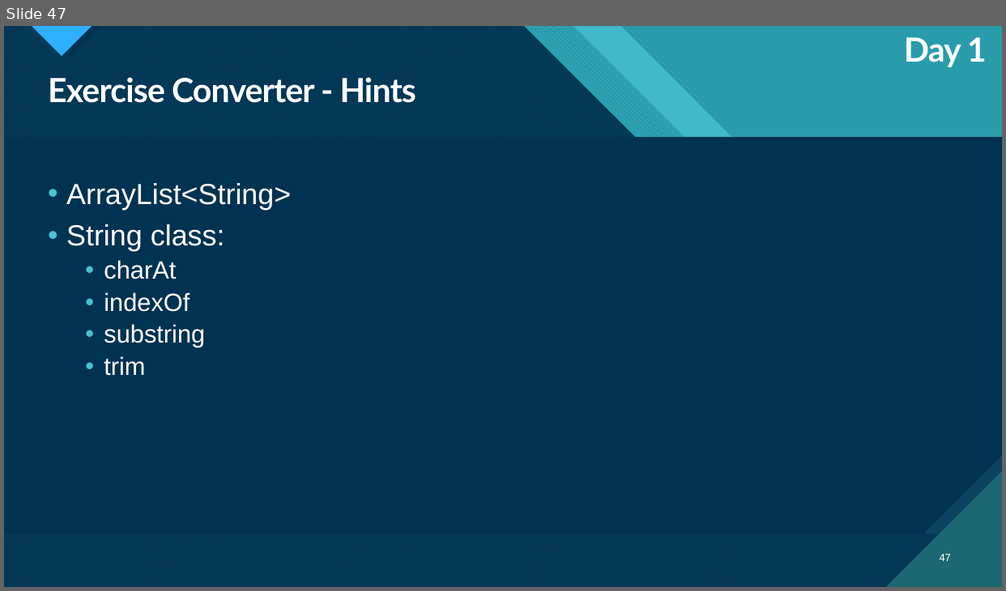
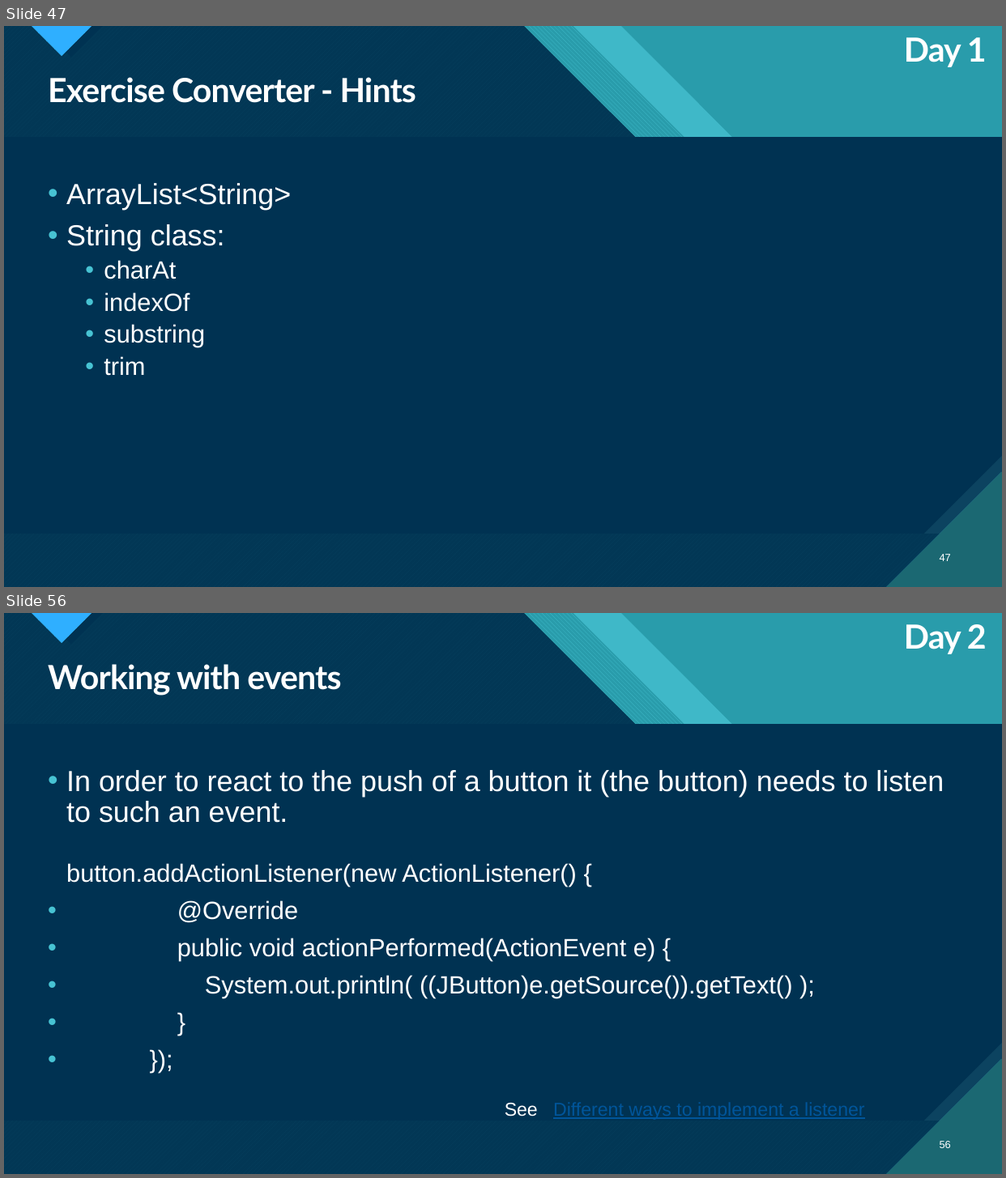
Before and after one commit to kwerling-MM/HHZ_SoSe2023_Praxis_Java, a slide deck: HHZ Java 20230425.pptx. Shown one above the other, each under a label of ours: slide 47 before the commit, slides 47 and 56 after it; the slides between them are not shown. The pictures are 1006x591 and 1006x1178 pixels, drawn with LibreOffice and Linux fonts; fonts in the diff are those of the drawing. Boxes give left, top, right and bottom in pixels: in the first picture for what was removed or moved away, otherwise in the second. Text is boxed around its words. In the diff, an @@ line names an element or a change of style, - is before the commit and + after.

```diff
--- a/HHZ Java 20230425.pptx
+++ b/HHZ Java 20230425.pptx
@@ slide 56 added at [4, 613, 1002, 1174], background #47C3D3; not listed: 18 template elements that a slide beside it also shows @@
@@ text added at [904, 624, 987, 654], 32 pt, text #FFFFFF, bold @@
+Day 2
@@ title added at [48, 664, 341, 696], 32 pt, text #FFFFFF, bold @@
+Working with events
@@ text added at [66, 770, 944, 999], 24 pt, text #FFFFFF @@
+• In order to react to the push of a button it (the button) needs to listen to such an event.
+  button.addActionListener(new ActionListener() {
+• @Override
+• public void actionPerformed(ActionEvent e) {
+• System.out.println( ((JButton)e.getSource()).getText() );
+• }
+• });
@@ text added at [505, 1103, 538, 1117], 18 pt, text #00559A, underline @@
+See Different ways to implement a listener
@@ page number added at [940, 1141, 951, 1148], 10 pt, text #FFFFFF @@
+56
```
Also in this commit, not shown: 23 other slides added.
